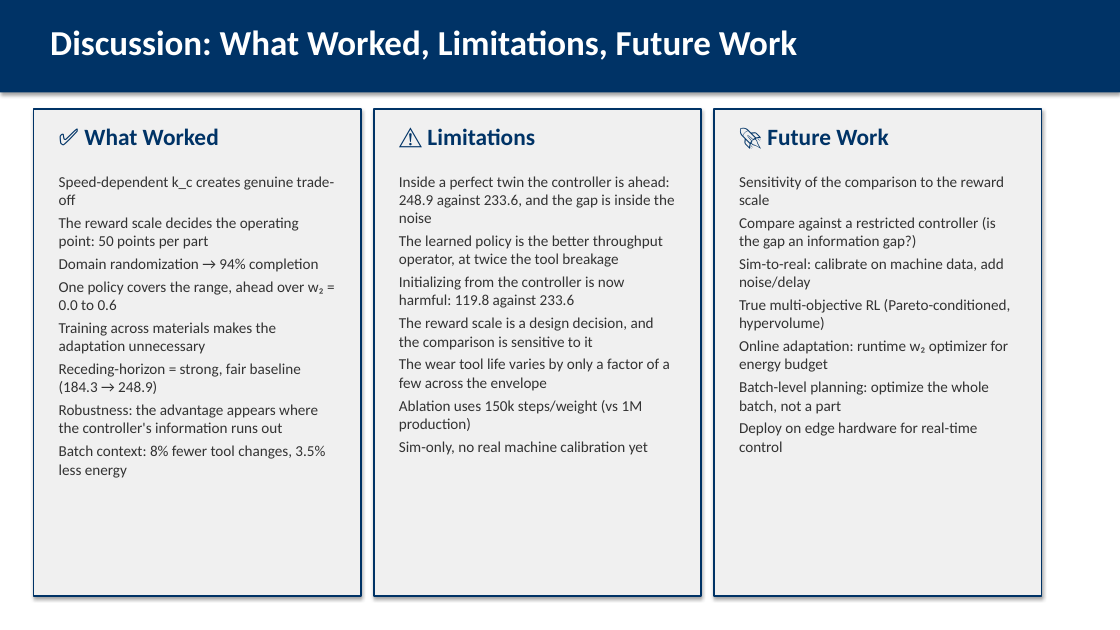
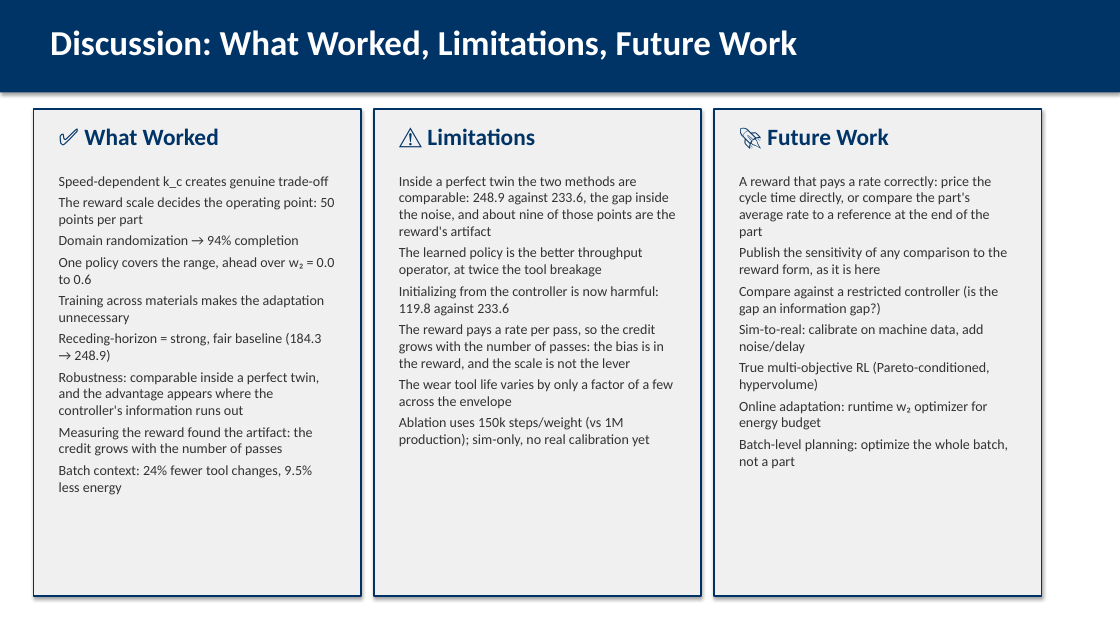
Before and after one commit to AbhinandIITM/AI-in-Mfg, a slide deck: slide 23 of report/presentation.pptx (slide 22 before the commit). Drawn at 1120x630 pixels with LibreOffice and Linux fonts; fonts in the diff are those of the drawing. Boxes give left, top, right and bottom in pixels: in the first picture for what was removed or moved away, otherwise in the second. Text is boxed around its words. In the diff, an @@ line names an element or a change of style, - is before the commit and + after.

Commit message:
docs: the reward sensitivity in the report, the deck and the slides
The report gains a section on the accounting of a rate, the sensitivity table
next to the robustness table, and the rewritten reading of the ideal case:
the two methods are comparable, the learned policy is ahead on the physical
metrics and behind on the tool breakage, and the measured gap is partly the
reward's artifact.

The deck gains two frames and the PowerPoint file a slide. The report is 36
pages, the deck 31 frames, the PowerPoint file 26 slides.

```diff
--- a/report/presentation.pptx
+++ b/report/presentation.pptx
@@ text at (59, 176, 335, 362): size 13 to 12 pt in "Speed-dependent k_c creates genuine trade-off", "The reward scale decides the operating point: ...", "Domain randomization → 94% completion", "One policy covers the range, ahead over ..." and 2 more places @@
@@ text at (399, 176, 676, 236): text changed; size 13 to 12 pt @@
-Inside a perfect twin the controller is ahead: 248.9 against 233.6, and the gap is inside the noise
+Inside a perfect twin the two methods are comparable: 248.9 against 233.6, the gap inside the noise, and about nine of those points are the reward's artifact
@@ text at (739, 176, 1007, 276): text changed; size 13 to 12 pt @@
-Sensitivity of the comparison to the reward scale
+A reward that pays a rate correctly: price the cycle time directly, or compare the part's average rate to a reference at the end of the part
+Publish the sensitivity of any comparison to the reward form, as it is here
@@ text at (399, 247, 673, 408): size 13 to 12 pt in "The learned policy is the better throughput ...", "Initializing from the controller is now harmful: ...", "The wear tool life varies by only ..." @@
@@ text at (739, 286, 1008, 468): size 13 to 12 pt in "Compare against a restricted controller (is the ...", "Sim-to-real: calibrate on machine data, add noise/delay", "True multi-objective RL (Pareto-conditioned, hypervolume)", "Online adaptation: runtime w₂ optimizer for energy ..." and 1 more places @@
@@ text at (399, 324, 664, 370): text changed; size 13 to 12 pt @@
-The reward scale is a design decision, and the comparison is sensitive to it
+The reward pays a rate per pass, so the credit grows with the number of passes: the bias is in the reward, and the scale is not the lever
@@ text at (59, 372, 320, 495): text changed; size 13 to 12 pt @@
-Robustness: the advantage appears where the controller's information runs out
-Batch context: 8% fewer tool changes, 3.5% less energy
+Robustness: comparable inside a perfect twin, and the advantage appears where the controller's information runs out
+Measuring the reward found the artifact: the credit grows with the number of passes
+Batch context: 24% fewer tool changes, 9.5% less energy
@@ text at (399, 417, 650, 447): text changed; size 13 to 12 pt @@
-Ablation uses 150k steps/weight (vs 1M production)
-Sim-only, no real machine calibration yet
+Ablation uses 150k steps/weight (vs 1M production); sim-only, no real calibration yet
@@ text at (739, 422, 977, 452): paragraph removed @@
-Deploy on edge hardware for real-time control
```
Also in this commit, not shown: 7 other slides changed, 1 slide added, 5 other files.
